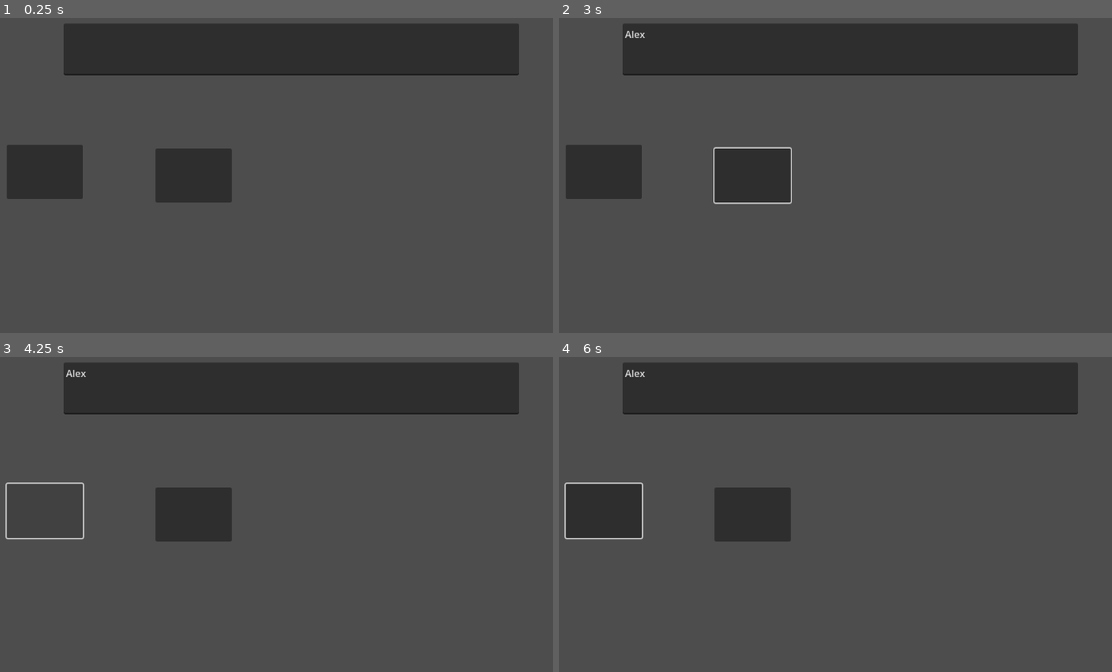
Above: before the commit, frames 1-4 (two rows, left to right).
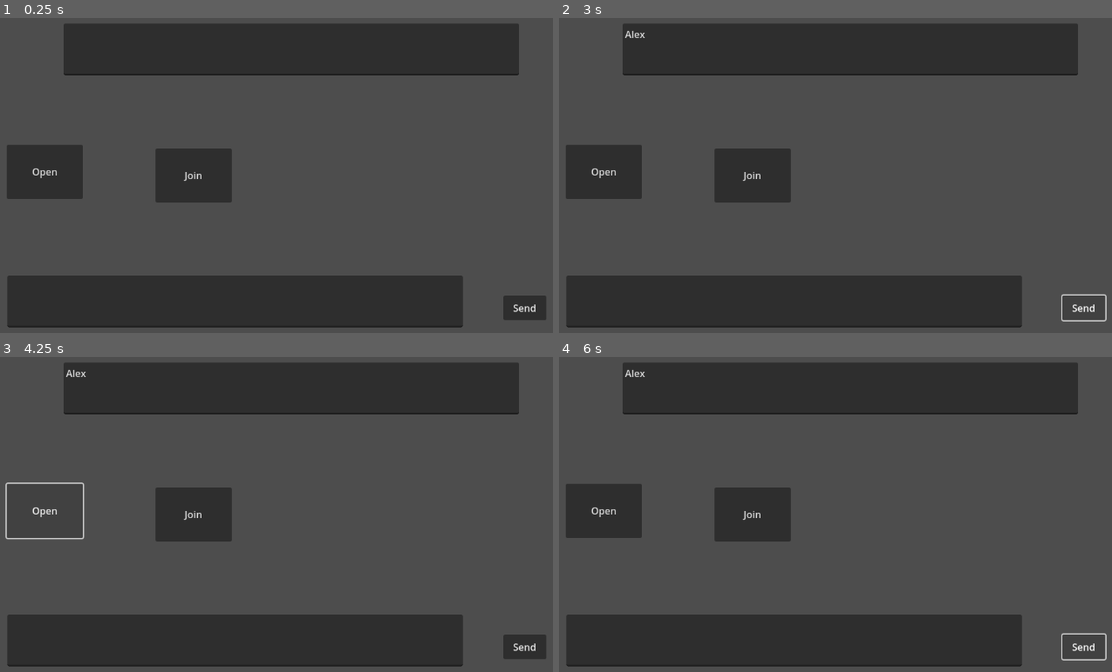
Above: after the commit, the same moments.

Repository: ValorZard/godot-iroh-gossip-example
Game: Godot game, scene res://test_scene.tscn
Same seed, same stepped clock (60 frames per second), same inputs: the game is played once before the commit and once after it. The engine's default icon, where the game draws it, is replaced by a stand-in: a white triangle on a blue panel in a dark square.
Inputs (mouse positions are in pixels of both pictures, inside the frame that each line leads up to):
- Up to frame 1 (0.25 s): no input
- Up to frame 2 (3 s): click (852, 49) at 0.52 s; type "Alex" at 0.6 s; click (603, 172) at 1.25 s; click (752, 175) at 2 s; click (1084, 307) at 2.75 s, where only the run after the commit has a clickable "Send"
- Up to frame 3 (4.25 s): click (44, 511) at 3.5 s
- Up to frame 4 (6 s): click (1084, 646) at 4.25 s, where only the run after the commit has a clickable "Send"; click (603, 511) at 5 s; click (1084, 646) at 5.75 s, where only the run after the commit has a clickable "Send"

The runs differ from the first frame. In frame 1, 14% of the frame differs, in the area x 1-99%, y 47-99%; in frame 2, 14%; in frame 3, 14%; in frame 4, 14%.
Error before the commit: Invalid call. Nonexistent function 'open_async_chat' in base 'Node'. (res://test_scene.gd:15)
Error after the commit: Invalid access to property or key 'message_received' on a base object of type 'Node'. (res://test_scene.gd:6)

Commit message:
IT WOKRS (kinda)

Diff:
--- a/godot/test_scene.gd
+++ b/godot/test_scene.gd
@@ -3,15 +3,25 @@
 
 # Called when the node enters the scene tree for the first time.
 func _ready() -> void:
-	pass # Replace with function body.
+	AsyncEventBus.message_received.connect(on_message_received)
 
+func on_message_received(message: String) -> void:
+	print(message)
 
 # Called every frame. 'delta' is the elapsed time since the previous frame.
 func _physics_process(delta: float) -> void:
-	pass
+	if $TextEdit.text == "":
+		$TextEdit.text = AsyncEventBus.get_ticket()
 
 
 func _on_open_button_button_down() -> void:
 	AsyncEventBus.open_async_chat()
-	$TextEdit.text = AsyncEventBus.get_ticket()
 	pass
+
+
+func _on_join_button_button_down() -> void:
+	AsyncEventBus.join_async_chat($TextEdit.text)
+
+
+func _on_send_button_button_down() -> void:
+	AsyncEventBus.send_message($InputTextEdit.text)
--- a/godot/test_scene.tscn
+++ b/godot/test_scene.tscn
@@ -21,11 +21,29 @@
 offset_top = 268.0
 offset_right = 251.0
 offset_bottom = 358.0
+text = "Open
+"
 
 [node name="JoinButton" type="Button" parent="."]
 offset_left = 371.0
 offset_top = 274.0
 offset_right = 497.0
 offset_bottom = 364.0
+text = "Join"
+
+[node name="InputTextEdit" type="TextEdit" parent="."]
+offset_left = 126.0
+offset_top = 485.0
+offset_right = 879.0
+offset_bottom = 571.0
+
+[node name="SendButton" type="Button" parent="."]
+offset_left = 946.0
+offset_top = 518.0
+offset_right = 1017.0
+offset_bottom = 559.0
+text = "Send"
 
 [connection signal="button_down" from="OpenButton" to="." method="_on_open_button_button_down"]
+[connection signal="button_down" from="JoinButton" to="." method="_on_join_button_button_down"]
+[connection signal="button_down" from="SendButton" to="." method="_on_send_button_button_down"]
Not shown, changed: rust/src/async_singleton.rs
Not shown, changed: rust/src/lib.rs
Not shown, changed: rust/src/player.rs
